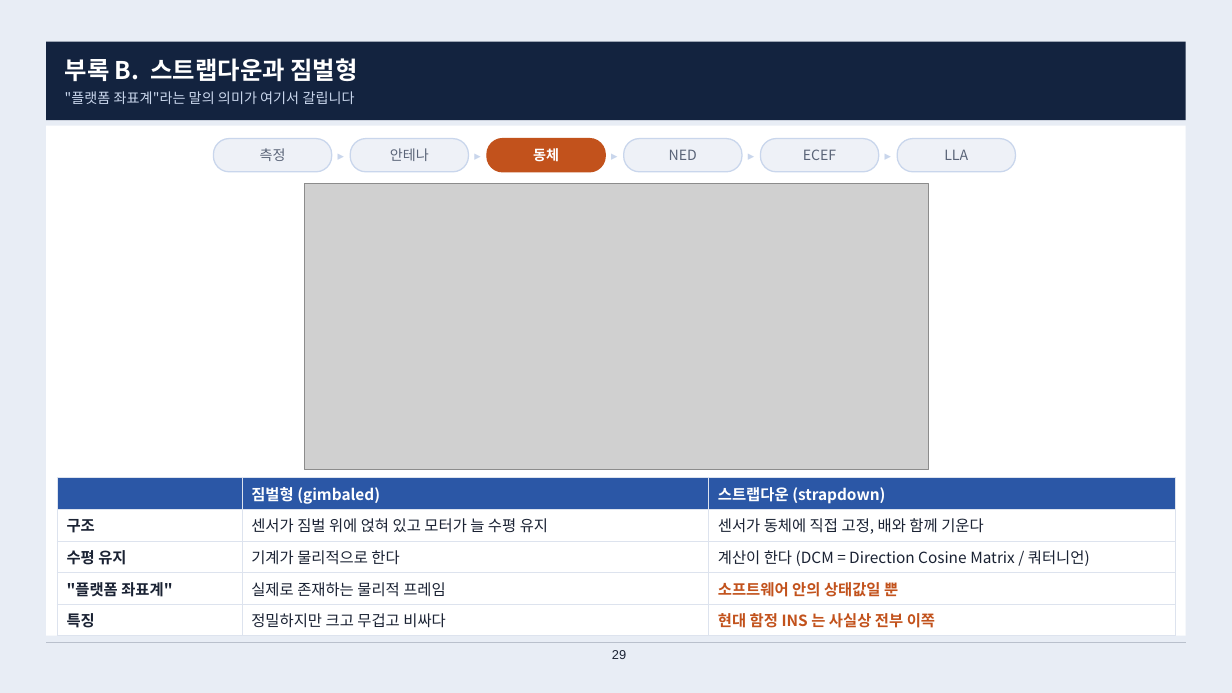
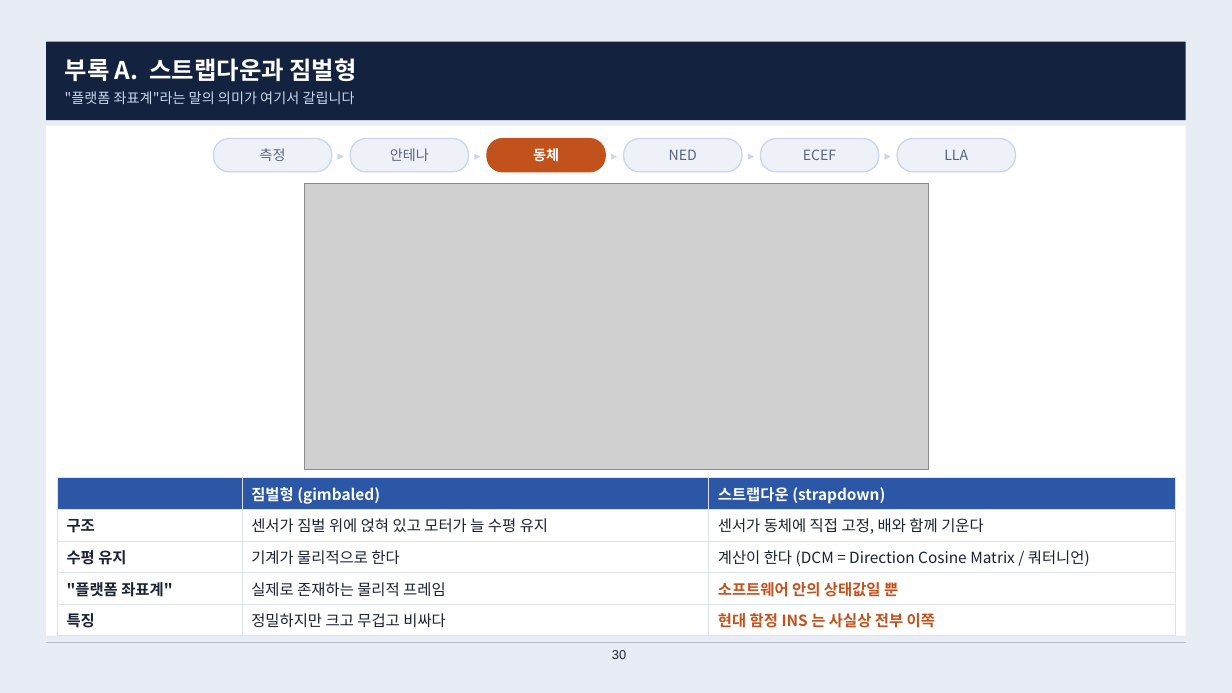
Before and after one commit to harley-hwan/IpcProc, a slide deck: slide 30 of Part2_CoordFrames/ref/산출물/Chapter2_coordinate_systems.pptx (slide 29 before the commit). Drawn at 1232x693 pixels with LibreOffice and Linux fonts; fonts in the diff are those of the drawing; grey boxes stand for pictures. Boxes give left, top, right and bottom in pixels: in the first picture for what was removed or moved away, otherwise in the second. Text is boxed around its words. In the diff, an @@ line names an element or a change of style, - is before the commit and + after.

```diff
--- a/Part2_CoordFrames/ref/산출물/Chapter2_coordinate_systems.pptx
+++ b/Part2_CoordFrames/ref/산출물/Chapter2_coordinate_systems.pptx
@@ text at bbox=[65, 58, 356, 82]: text changed @@
-부록 B. 스트랩다운과 짐벌형
+부록 A. 스트랩다운과 짐벌형
@@ page number at bbox=[612, 650, 626, 659]: text changed @@
-29
+30
```
Also in this commit, not shown: 6 other slides changed, 1 slide added, 8 other files.
